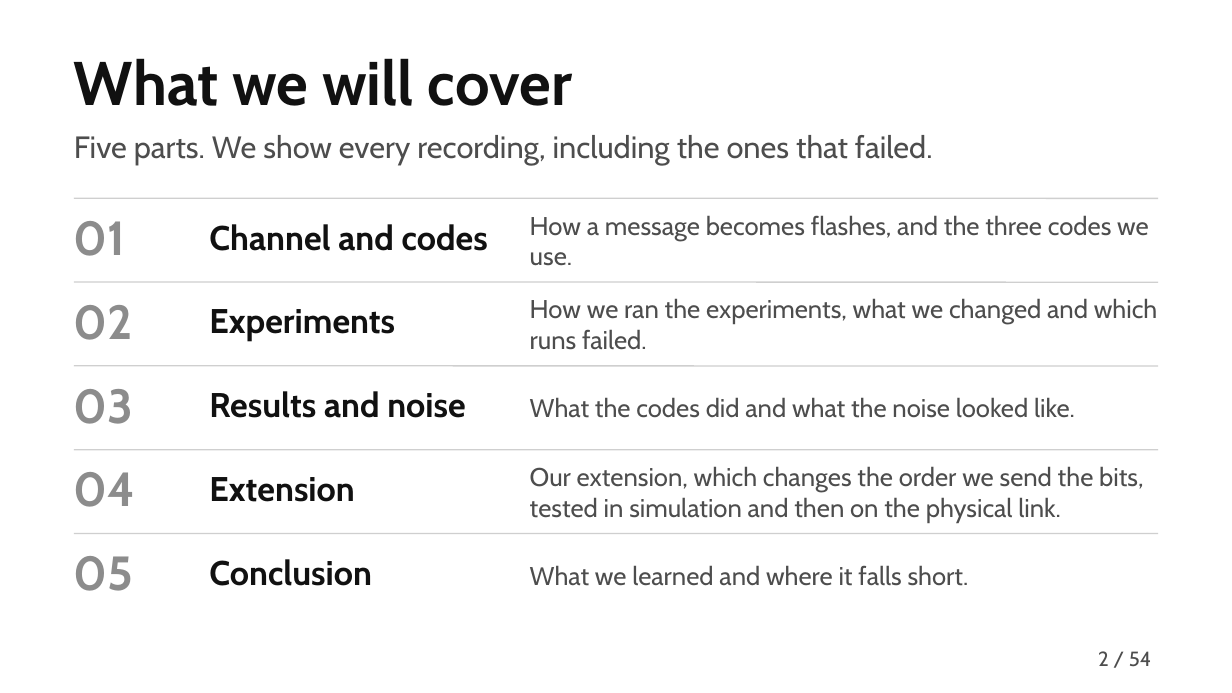
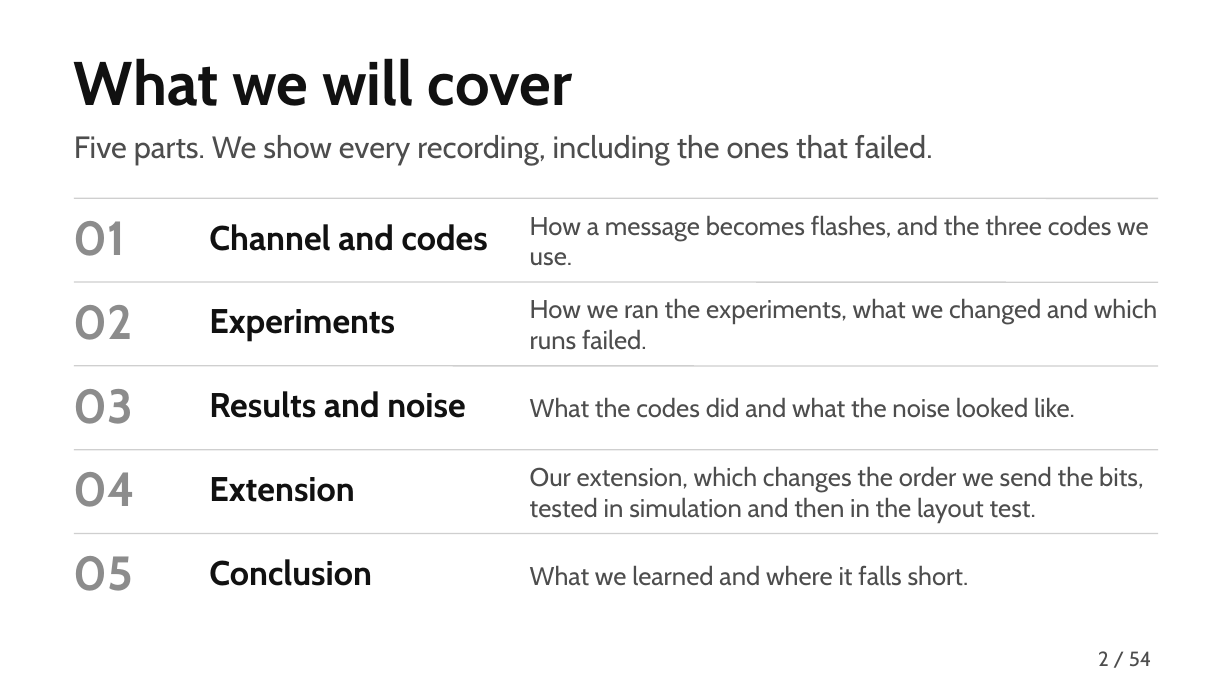
Before and after one commit to MuhammadMaazA/SamplingCW, a slide deck: slide 2 of presentation/gridlink-presentation.pptx. Drawn at 1232x693 pixels with LibreOffice and Linux fonts; fonts in the diff are those of the drawing. Boxes give left, top, right and bottom in pixels: in the first picture for what was removed or moved away, otherwise in the second. Text is boxed around its words. In the diff, an @@ line names an element or a change of style, - is before the commit and + after.

Commit message:
replace the deck appendix with slides on how we built and ran it and tidy the wording and figures

```diff
--- a/presentation/gridlink-presentation.pptx
+++ b/presentation/gridlink-presentation.pptx
@@ text at (x1=530, y1=466, x2=1143, y2=522): text changed @@
-Our extension, which changes the order we send the bits, tested in simulation and then on the physical link.
+Our extension, which changes the order we send the bits, tested in simulation and then in the layout test.
```
Also in this commit, not shown: 16 other slides changed, 8 slides added, 8 slides removed, 19 other files.
